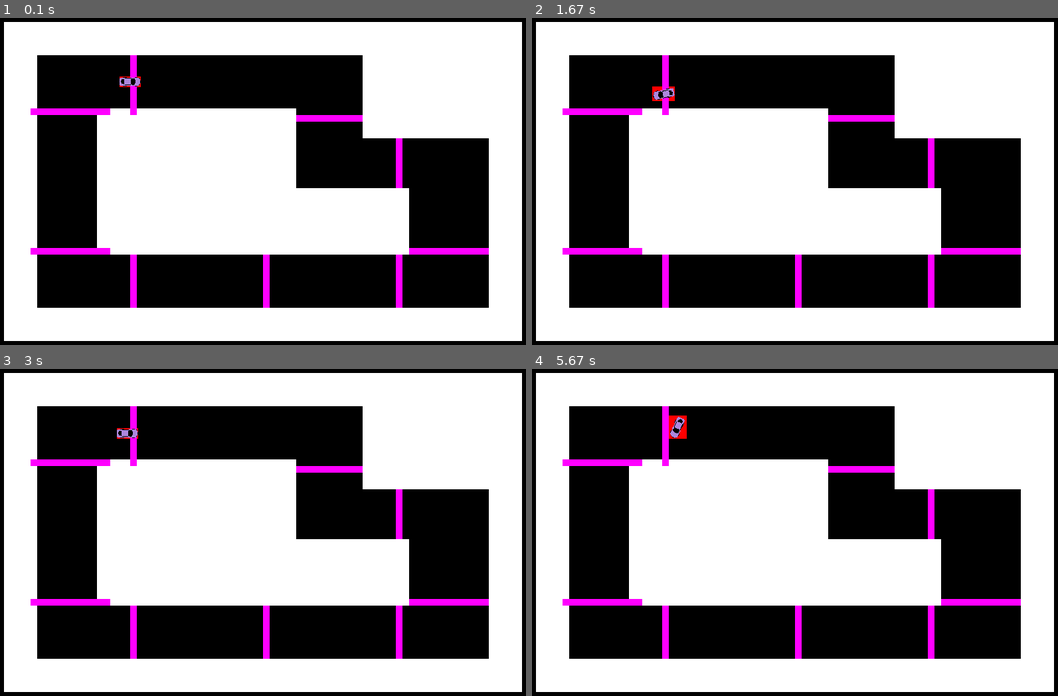
Above: before the commit, frames 1-4 (two rows, left to right).
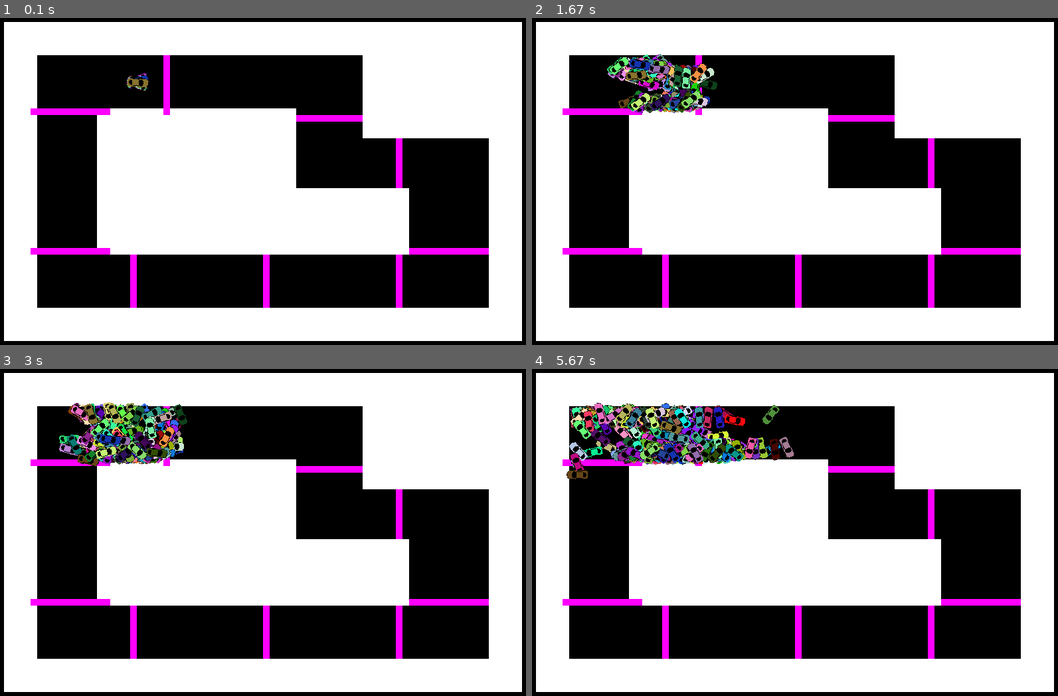
Above: after the commit, the same moments.

Repository: WilliamForSchool/PygameProject
Game: pygame game, started from neww.py
Same seed, same stepped clock (60 frames per second), same inputs: the game is played once before the commit and once after it.
Inputs:
- Up to frame 1 (0.1 s): no input
- Up to frame 2 (1.67 s): hold D 0.33-0.8 s; hold W 0.83-1.13 s; hold D 1.17-1.63 s
- Up to frame 3 (3 s): hold A 1.67-2.2 s; hold S 2.23-2.53 s; hold A 2.57-2.97 s
- Up to frame 4 (5.67 s): hold W 3-3.37 s; hold D 3.4-4.03 s; hold S 4.07-4.43 s; hold A 4.47-4.93 s; hold D 4.97-5.43 s; hold W from 5.47 s (still down)

The runs differ from the first frame. In frame 1, 0.6% of the frame differs, in the area x 22-33%, y 11-30%; in frame 2, 1.9%; in frame 3, 2.6%; in frame 4, 4.0%, in the area x 6-50%, y 10-34%.

Commit message:
Update neww.py

Diff:
--- a/neww.py
+++ b/neww.py
@@ -7,7 +7,7 @@
 class Map:
     def __init__(self):
         self.walls = []
-        self.checkpoint = [] # checkpoint walls
+        self.checkpoint = []  # checkpoint walls
 
     # 							   x,  y,  width, height
 
@@ -28,20 +28,18 @@
         for wall in self.walls:
             if wall.colliderect(car.getRect()):
                 return wall
+
+        for i in range(0, len(self.checkpoint)):
+            if self.checkpoint[i].colliderect(car.getRect()):
+                car.hitCheckPoint(i)
+                break
         return None
 
-    def checkCheckpoint(self, car):
-        for checkpoint in self.checkpoint:
-            if checkpoint.colliderect(car.getRect()):
-                    return checkpoint
-            else:
-                return None
-
 
 class Car(pygame.sprite.Sprite):
 
     ## constructor
-    def __init__(self):
+    def __init__(self, parent1=None, parent2=None):
         super().__init__()
         self.image = pygame.image.load('graphics\pure_red_car_32.png').convert_alpha()
         self.rect = self.image.get_rect(center=(200, 100))
@@ -55,41 +53,96 @@
         self.angle = 0
         self.master_image = self.image
         self.master_rect = self.rect  # keep a copy of the original rectangle for rotation
-        self.dna = []
+        if parent1 == None or parent2 == None:
+            self.dna = []
+            self.createNewDNA()
+            # createNewDNA(self)
+        else:
+            self.dna = self.combineDNA(parent1, parent2)
         self.currentIndex = 0
-        self.createNewDNA()
+        self.checks = [False, False, False, False, False, False, False, False, False]
+        self.score = 0
+
+    def combineDNA(self, parent1, parent2):
+        randomNum = randint(0, 6250 - 1)
+        list = parent1.getDNA()[0:randomNum] + parent2.getDNA()[randomNum + 1: len(parent2.getDNA())]
+
+        for i in range(0, len(list)):
+            random1 = randint(0, 120)
+            random2 = randint(0, 2)
+            if random1 < 7:
+                list[i] = random2
+
+
+        return list
+
+    def getDNA(self):
+        return self.dna
 
     def createNewDNA(self):
-        for i in range(10000):
+        for i in range(6250):
             prob = randint(1, 100)
-            if prob <= 70:
+            if prob <= 10:
                 self.dna.append(0)
-            elif prob <= 80:
+            elif prob <= 50:
                 self.dna.append(1)  # turn left
             elif prob <= 90:
                 self.dna.append(2)  # right
             elif prob <= 95:
-                self.dna.append(3)  # gear down
+                pass
+                #self.dna.append(3)  # gear down
             else:
-                self.dna.append(4)  # gear up
+                pass
+                #self.dna.append(4)  # gear up
+
+    def hitCheckPoint(self, num):
+        if num == 0 and not self.checks[0]:
+            self.checks[num] = True
+            self.score += (6000 - self.currentIndex) + 5
+        if num == 8 and not self.checks[8]:
+            if self.checks[7] == True:
+                self.checks = [False, False, False, False, False, False, False, False, False]
+                self.score += (6000 - self.currentIndex) + 50
+                print("Done")
+        elif self.checks[num - 1] and not self.checks[num]:
+            self.checks[num] = True
+            self.score += (6000 - self.currentIndex) + 50
+
+    def generationOver(self):
+        return self.currentIndex >= len(self.dna)
+
+    def reset(self):
+        self.currentIndex = 0
+        self.rect = self.image.get_rect(center=(200, 100))
+        self.score = 0
+        self.x = 200.0
+        self.y = 100.0
+        self.angle = 0
+        self.gear = 1
+
+        self.checks = [False, False, False, False, False, False, False, False, False]
 
     def forward(self, map):
+        # stuckPosition type thing, where if the car is considered stuck, add more probability to turn in their combineDNA?
         oldx = self.x
         oldy = self.y
+        if self.gear >= 3:
+            self.gear = 3
+        if self.gear <= -3:
+            self.gear = -3
         if (not self.gear == 0):
             self.x = self.x + self.gear * math.cos(self.angle / 180 * math.pi)
             self.y = self.y + self.gear * math.sin(self.angle / 180 * math.pi)
             self.rect.center = (self.x, self.y)
 
-        if map.checkMapCollision(self) != None:
+
+
+        collisionRect = map.checkMapCollision(self)
+
+        if collisionRect != None:
             self.x = oldx
             self.y = oldy
             self.rect.center = (self.x, self.y)
-
-        if(map.checkCheckpoint(self) != None):
-            print("checkpoint")
-
-
 
     def back(self, map):
         oldx = self.x
@@ -104,8 +157,6 @@
             self.y = oldy
             self.rect.center = (self.x, self.y)
 
-
-
     def rotateLeft(self):
         self.angle -= 3
         if self.angle < 0:
@@ -131,6 +182,9 @@
     def getRect(self):
         return self.rect
 
+    def getScore(self):
+        return self.score
+
     def player_input(self, map):
         keys = pygame.key.get_pressed()
 
@@ -164,18 +218,20 @@
             elif (self.dna[self.currentIndex] == 2):
                 self.rotateRight()
             elif (self.dna[self.currentIndex] == 3):
-                self.gearDown()
+                pass
+                #self.gearDown()
+
             elif (self.dna[self.currentIndex] == 4):
-                self.gearUp()
+                pass
+                #self.gearUp()
 
         self.forward(map)
         self.currentIndex += 1
 
     # Override
     def update(self, map):
-        pygame.draw.rect(screen, (255, 0, 0), self.rect)
         self.player_input(map)
-        #self.stepAI(map)
+        self.stepAI(map)
 
 
 # Start of the main execution
@@ -201,15 +257,44 @@
     map1.addCheckPoint(pygame.Rect(200, 360, 10, 80))  # 6
     map1.addCheckPoint(pygame.Rect(50, 350, 120, 10))  # 7
     map1.addCheckPoint(pygame.Rect(50, 140, 120, 10))  # 8
-    map1.addCheckPoint(pygame.Rect(200, 60, 10, 90))  # 9
-
-
-
-
-
-
-
-
+    map1.addCheckPoint(pygame.Rect(250, 60, 10, 90))  # 9
+
+
+def killBottomHalf(sortedList):
+    sortedList = sortCarsByScore()
+    return sortedList[0:int(len(sortedList) / 2)]
+
+
+def makeBabyCars(sortedList):
+    for i in range(0, len(sortedList)):
+        parent1 = sortedList[randint(0, 1)]
+        parent2 = sortedList[randint(0, 1)]
+        sortedList.append(Car(parent1, parent2))
+
+
+def createNextGeneration():
+    sortedList = sortCarsByScore()
+    sortedList = killBottomHalf(sortedList)
+    for i in range(0, len(sortedList) - 1):
+        sortedList[i].reset()
+    makeBabyCars(sortedList)
+    cars.empty()
+    cars.add(sortedList)
+
+
+def sortCarsByScore():
+    listOfCars = cars.sprites()
+    for i in range(0, len(listOfCars) - 1):
+        for j in range(0, len(listOfCars) - 2):
+            if listOfCars[j].getScore() < listOfCars[j + 1].getScore():
+                temp = listOfCars[j]
+                listOfCars[j] = listOfCars[j + 1]
+                listOfCars[j + 1] = temp
+
+    return listOfCars
+
+
+generation = 1
 
 pygame.init()  # initialize and start the pygame engine
 screen = pygame.display.set_mode((800, 500))  # open a window with size
@@ -217,7 +302,7 @@
 
 # make a single Car object
 cars = pygame.sprite.Group()
-for i in range(5):
+for i in range(300):
     cars.add(Car())
 
 map1 = Map()
@@ -227,12 +312,19 @@
     for event in pygame.event.get():
         if event.type == pygame.QUIT:
             pygame.quit()
+            sorted = sortCarsByScore()
+            for c in sorted:
+                print(c.getScore())
             exit()
     clearScreen()
     cars.update(map1)
-    # map1.checkMapCollision(cars.sprite)
 
     map1.draw(screen)
     cars.draw(screen)
     pygame.display.update()
-    clock.tick(60)
+    clock.tick(500)
+
+    if cars.sprites()[0].generationOver():
+        generation += 1
+        createNextGeneration()
+        print(generation)
